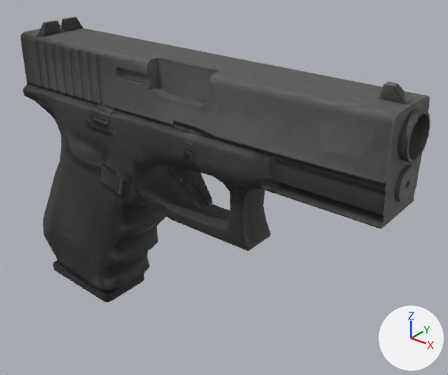
Renders of the OBJ model FPS/FPS/Assets/Weapons/pistol/pistol_000043.obj from each side of a commit.
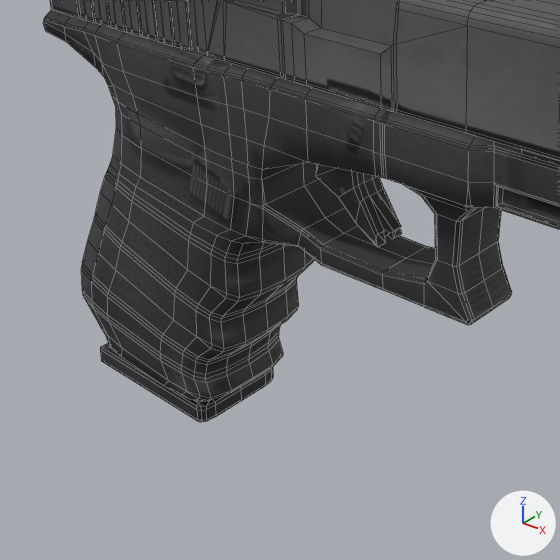
Each version appears first whole from a 50 mm lens placed at (0.649, -0.707, 0.484), pointed at (0.026, 0.072, 0.001), and next in a close-up on the part from 0% to 66% of the width and 21% to 100% of the height. Lighting does not change. The marker at lower right points along +X, +Y and +Z. The close-ups show mesh edges as thin lines. Where no turn or scale is listed for an object, it has been applied to the vertices.
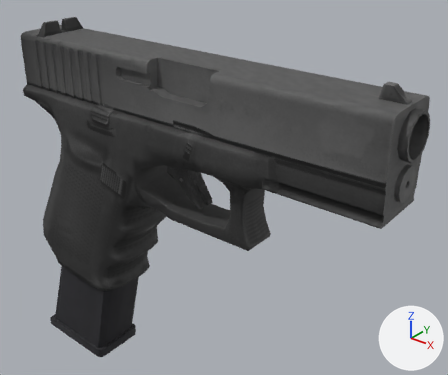
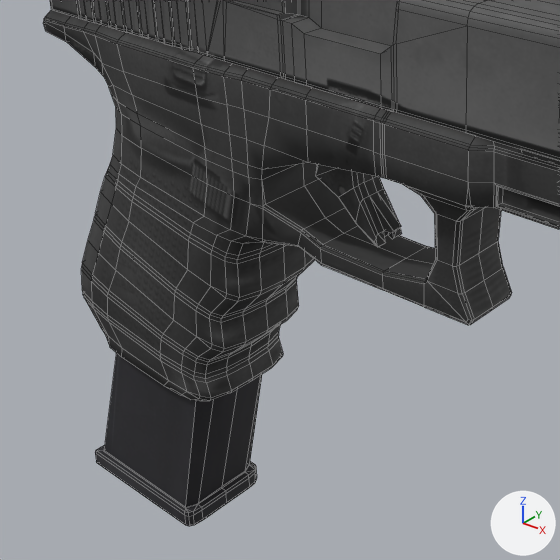
The newer file is also rescaled (x0.829), turned or shifted as a whole; pictures and numbers use the older file's frame.

Edits to the bpy script that builds the scene:
```text
Change me_object003:
    where me_object003.from_pydata(...)  # 114 vertices, 122 faces; spans x -0.34..-0.072, y -0.057..0.053, z -0.268..0.145
    used by ob_object003; location = (0.0, 0.0, 0.0)
    me_object003 part 1: the whole mesh is moved by (-0.041, 0.0, -0.164)
```

Changed parts and their boxes [x1, y1, x2, y2] in the close-ups (560 x 560 px):
'Object003', mesh moved
    before: [100, 343, 273, 422]
    after: [95, 353, 262, 526]
